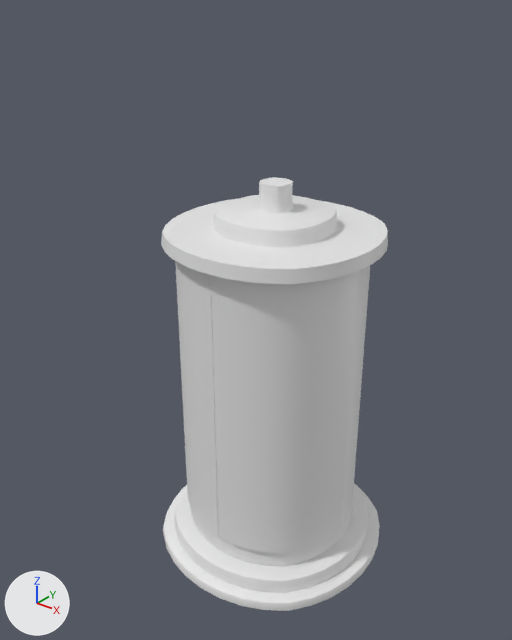
Two versions of the FBX model PJ/KnHorror_Project/Assets/Torture_Machine_00.fbx, one commit apart.
Camera for both pictures: a 50 mm lens placed at (3.97, -5.27, 5.91), pointed at (-0.07, -0.21, 2.78). Lighting does not change. The marker at lower left points along +X, +Y and +Z. The picture after the commit comes second. Where no turn or scale is listed for an object, it has been applied to the vertices. Vertices at exactly the same position are counted once.
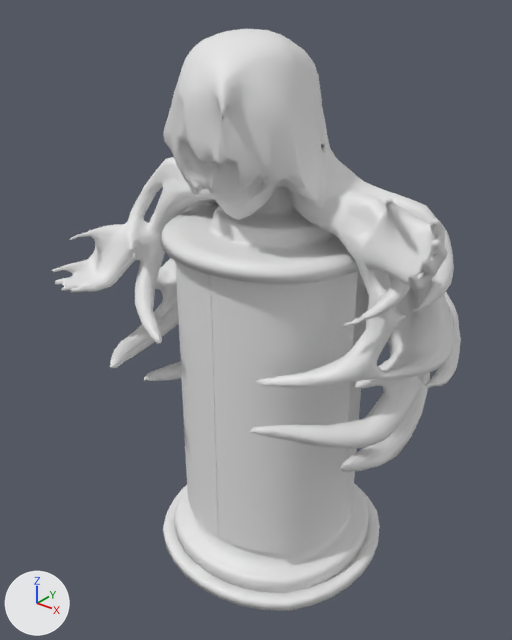
What differs and where, as boxes [x1, y1, x2, y2] in the pictures (512 x 640 px):
'Plane', reshaped (80% wider, 34% taller)
    before: [161, 177, 388, 611]
    after: [51, 29, 461, 611]
part 1 of me_plane, added
    after: [51, 29, 461, 472]

Patch to the scene script:
```diff
--- a/PJ/KnHorror_Project/Assets/Torture_Machine_00.fbx.py
+++ b/PJ/KnHorror_Project/Assets/Torture_Machine_00.fbx.py
@@ me_plane @@
 # used by ob_plane; location = (0.0, 0.0, 0.49)
-me_plane.from_pydata(...)  # 928 vertices, 870 faces; spans x -1.25..1.25, y -1.25..1.25, z -0.49..3.68
+me_plane.from_pydata(...)  # 6717 vertices, 11655 faces; spans x -1.99..2.13, y -1.48..1.25, z -0.49..5.03
+# me_plane part 1: a new loose piece of 5771 vertices spanning x -1.99..2.13, y -1.48..1.2, z 1.02..5.03
+# other edits to the shape of me_plane do not show in these pictures
```
